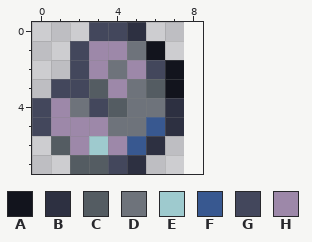
Two versions of one pixel-art sprite, Content/Items/Ores/ArtemiteOre.png. The picture above is the old version.
The file is 16x16 pixels, drawn in blocks of 2x2; one block is one cell here. Colours within 5 levels of each other are drawn and written as one. The old version is drawn lined up with the new one, on the new canvas.
Palette (. is transparent): A #12141d  B #2d3041  C #545c62  D #6e737b  E #9ecace  F #385890  G #43475c  H #9d88a9
Pixels before, first column x 0:
0 ...GGB..
1 ..GHHDA.
2 ..GHDHGA
3 .GGCHDCA
4 GHDGCDDB
5 GHHHDDFB
6 .CHEHFB.
7 ..CCGB..
After the commit:
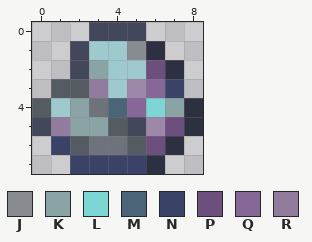
Colours new in this view: J #888b8f  K #8aa3a5  L #7cd6d4  M #4b6477  N #3b4268  P #6d4f7e  Q #866798  R #917c9d
From old to new:
canvas 8x8 -> 9x8
Changed rows in their new state; - is an unchanged pixel.
first column x 0:
0 -----G---
1 ---EEJB--
2 ---KEEPB-
3 -CCREHQN-
4 CEKDMQLKB
5 -RKKCGHPB
6 -NCDDCPB-
7 --NNNNB--
Changed places in both pictures, as pixel boxes (x1, y1, x2, y2):
changed: (32, 22, 203, 174)
